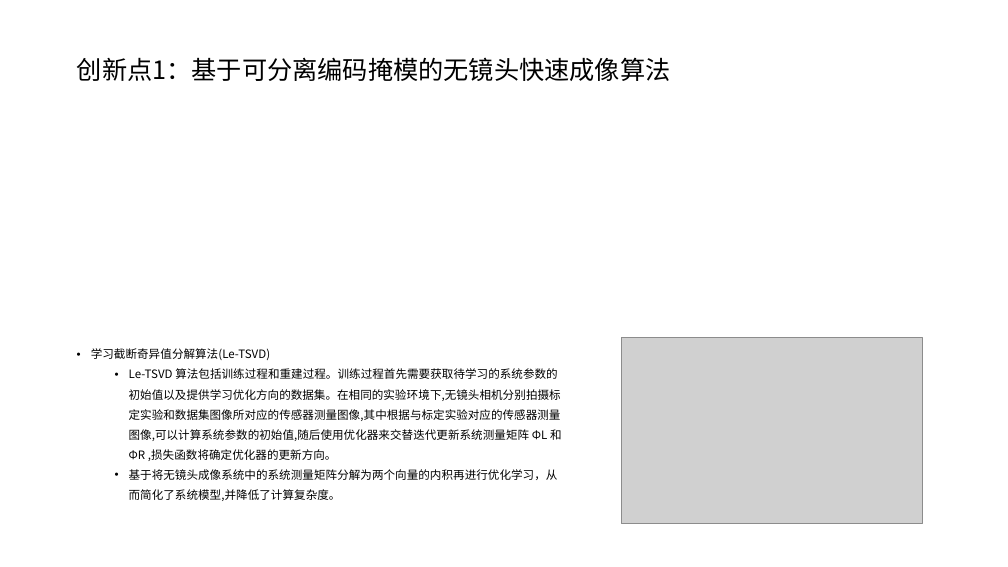
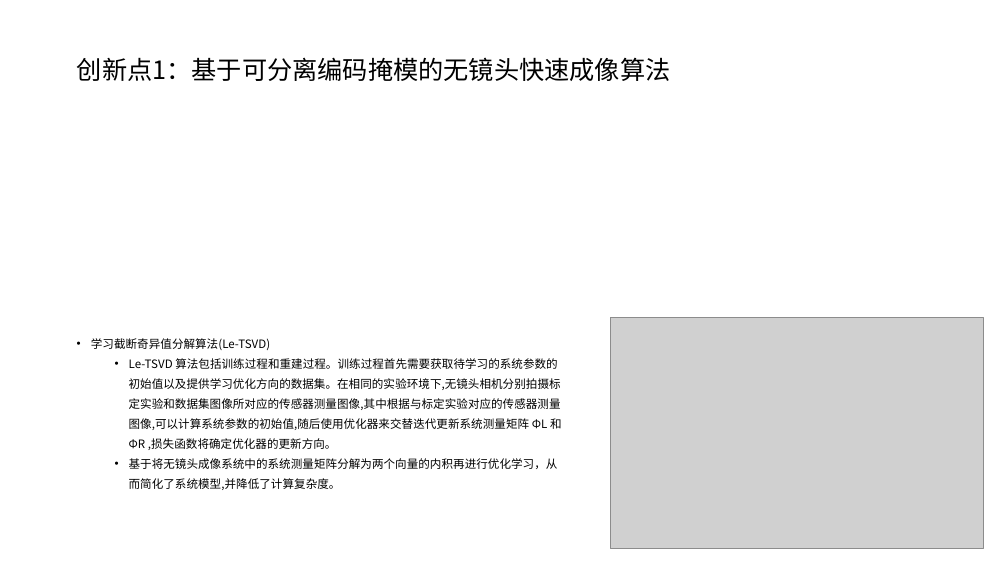
Before and after one commit to saltyfish-orz/group_meeting, a slide deck: slide 3 of 2025.12.22/2025.12.22.pptx. Drawn at 1008x567 pixels with LibreOffice and Linux fonts; fonts in the diff are those of the drawing; grey boxes stand for pictures. Boxes give left, top, right and bottom in pixels: in the first picture for what was removed or moved away, otherwise in the second. Text is boxed around its words. In the diff, an @@ line names an element or a change of style, - is before the commit and + after.

```diff
--- a/2025.12.22/2025.12.22.pptx
+++ b/2025.12.22/2025.12.22.pptx
@@ text "学习截断奇异值分解算法(Le-TSVD)": place and size @@
-text "学习截断奇异值分解算法(Le-TSVD)" at bbox=[91, 348, 562, 501]
+text "学习截断奇异值分解算法(Le-TSVD)" at bbox=[91, 338, 562, 490]
@@ picture: place and size @@
-picture at bbox=[621, 337, 922, 524]
+picture at bbox=[610, 318, 983, 548]
```
Also in this commit, not shown: 5 other slides changed, 8 slides added, 4 slides removed.
